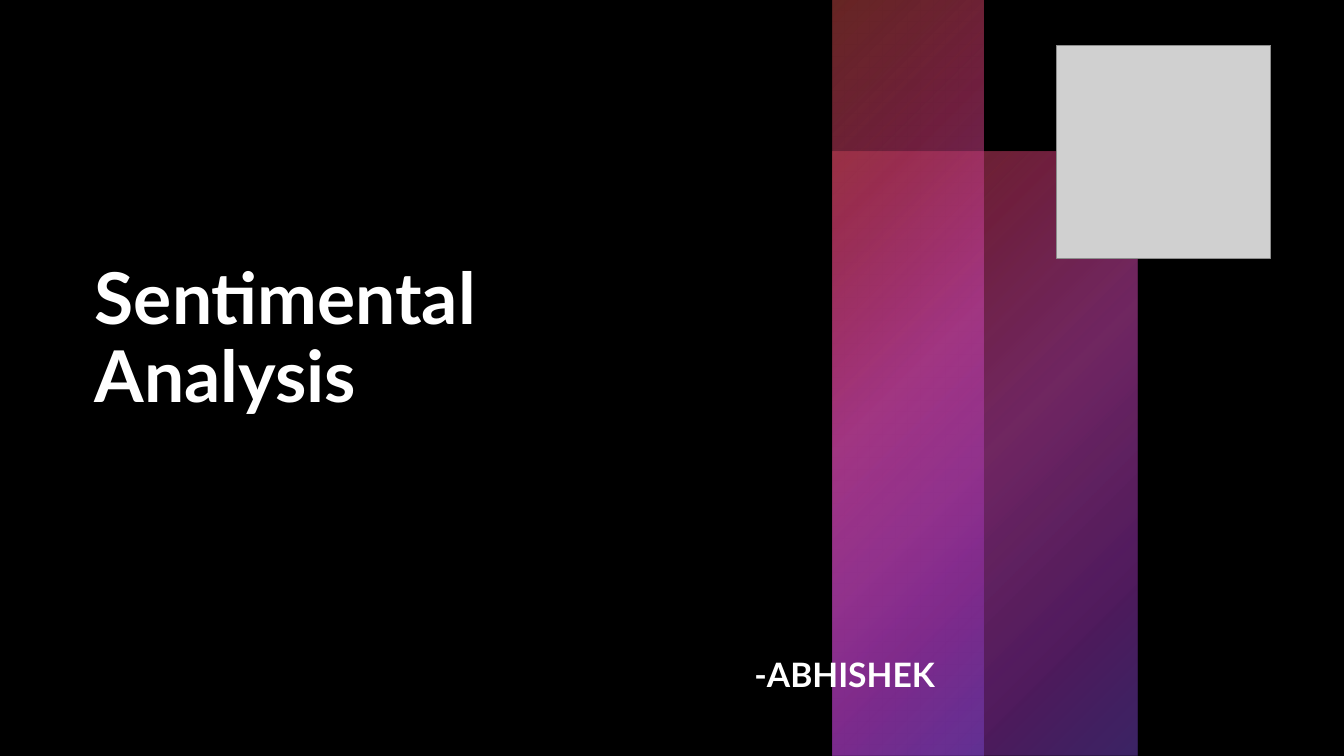
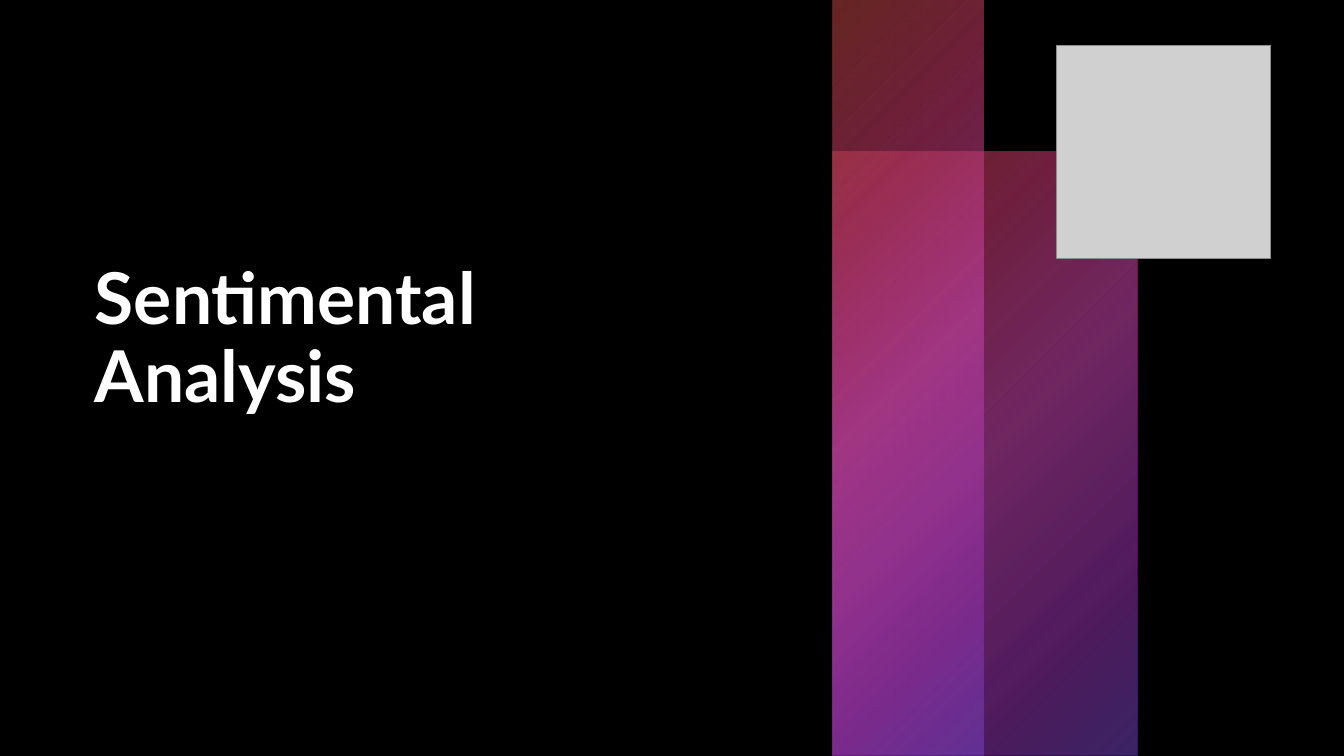
Before and after one commit to sanjanavelma/Twitter-sentiment-analysis, a slide deck: slide 1 of Document3 1.pptx. Drawn at 1344x756 pixels with LibreOffice and Linux fonts; fonts in the diff are those of the drawing; grey boxes stand for pictures; background and template pictures are left out. Boxes give left, top, right and bottom in pixels: in the first picture for what was removed or moved away, otherwise in the second. Text is boxed around its words. In the diff, an @@ line names an element or a change of style, - is before the commit and + after.

```diff
--- a/Document3 1.pptx
+++ b/Document3 1.pptx
@@ text removed at (754, 659, 934, 694) @@
--ABHISHEK
```
